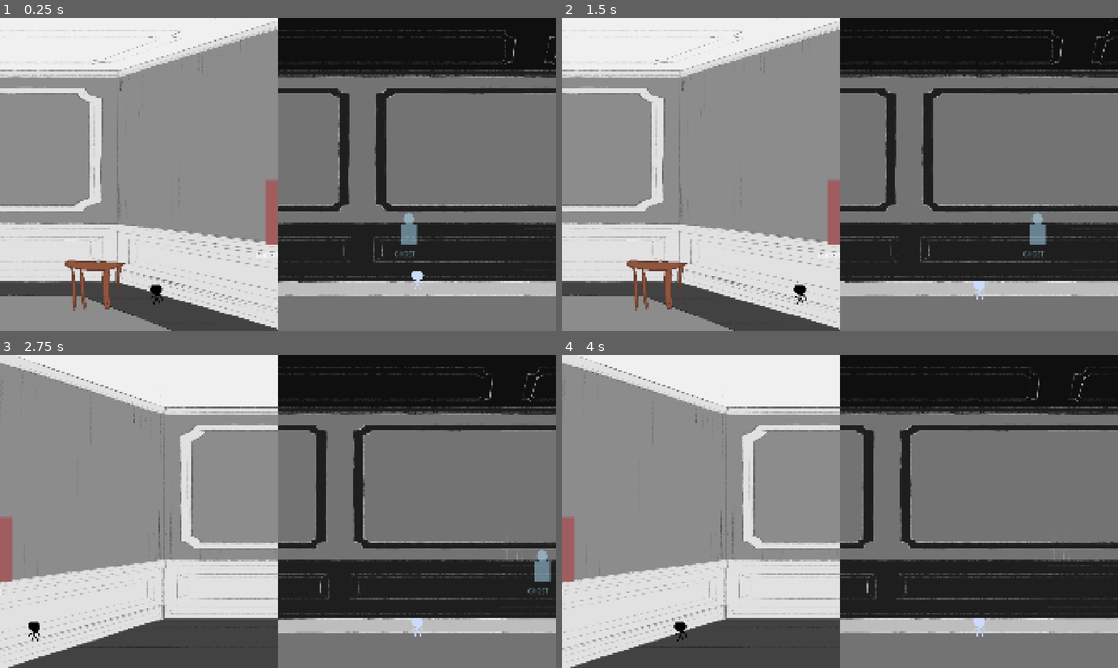
Above: before the commit, frames 1-4 (two rows, left to right).
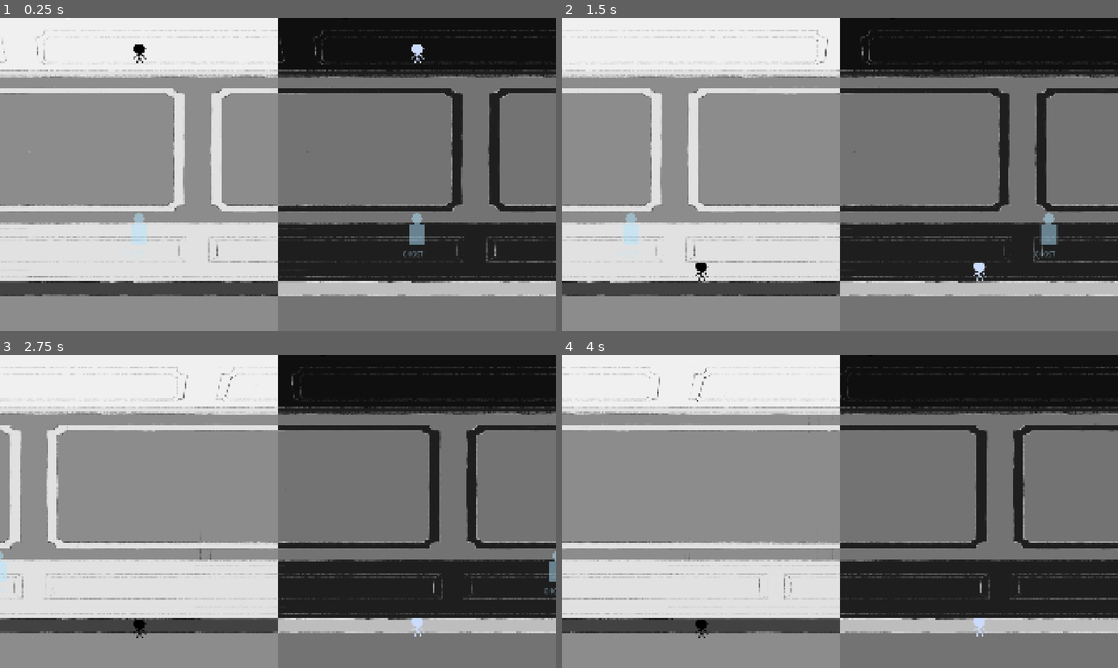
Above: after the commit, the same moments.

Repository: Clownpiece106/Robimy-dzem-2026
Game: Godot game, scene res://Globals/game.tscn
Two runs of this game, one before a commit and one after it. Both use one fixed random seed, a clock stepped at 60 frames per second and the inputs below.
Inputs:
- Up to frame 1 (0.25 s): no input
- Up to frame 2 (1.5 s): hold D (p1_move_right) 0.53-1.28 s; tap Right (p2_move_right) at 0.6, 1.35 s
- Up to frame 3 (2.75 s): tap Enter at 2 s; hold D (p1_move_right) from 2.03 s (still down); tap Right (p2_move_right) at 2.1 s
- Up to frame 4 (4 s): tap Right (p2_move_right) at 2.85, 3.6 s; release D (p1_move_right) at 3.53 s

The runs differ from the first frame. In frame 1, 19% of the frame differs, in the area x 0-100%, y 1-100%; in frame 2, 18%; in frame 3, 20%, in the area x 0-100%, y 0-100%; in frame 4, 19%.

Commit message:
mansion layout

Diff:
--- a/Globals/game.tscn
+++ b/Globals/game.tscn
@@ -6,9 +6,19 @@
 [ext_resource type="PackedScene" uid="uid://bsmss4341f13c" path="res://Players/PlayerDark.tscn" id="3_j27jc"]
 [ext_resource type="PackedScene" uid="uid://cbtpv6q65uhu7" path="res://Players/PlayerLight.tscn" id="4_c673k"]
 [ext_resource type="PackedScene" uid="uid://7oaf5eia4x8l" path="res://scenes/mansion_layout.tscn" id="4_nnuyt"]
+[ext_resource type="Texture2D" uid="uid://d4k5fwi5mxpc3" path="res://Assets/dziura sufit.png" id="5_7up5f"]
+[ext_resource type="Texture2D" uid="uid://dls10lgf6vjna" path="res://Assets/dziura podloga.png" id="6_1l6p8"]
 [ext_resource type="Script" uid="uid://dommt6banv0lc" path="res://scripts/ghost.gd" id="6_vt647"]
+[ext_resource type="Texture2D" uid="uid://000nnvl0iff5" path="res://Assets/klapa podloga z.png" id="7_7xlw3"]
+[ext_resource type="Texture2D" uid="uid://bee5g40nt4e54" path="res://Assets/klapa sufit z.png" id="8_ylc3w"]
+[ext_resource type="Texture2D" uid="uid://dw2ayl41oott1" path="res://Assets/lustro dlugie.png" id="9_7u5t8"]
 [ext_resource type="PackedScene" uid="uid://dx5km2yqrk0v5" path="res://Map/PlaneObject/PlaneObject.tscn" id="9_f235b"]
-[ext_resource type="Texture2D" uid="uid://bywsk1r37vrj3" path="res://Assets/table.png" id="10_nnuyt"]
+[ext_resource type="Texture2D" uid="uid://dlwroymjosfr8" path="res://Assets/pianino.png" id="10_e1wmv"]
+[ext_resource type="Texture2D" uid="uid://dgtiu8ghhurnp" path="res://Assets/wiatrodzwon.png" id="11_yte8q"]
+[ext_resource type="Texture2D" uid="uid://c0rkbevt820aj" path="res://Assets/kaluza1.png" id="12_pxf4v"]
+[ext_resource type="Texture2D" uid="uid://3un8byb3m0cg" path="res://Assets/kaluza2.png" id="13_s6srr"]
+[ext_resource type="Texture2D" uid="uid://8ohye0omwdxh" path="res://Assets/kaluza3.png" id="14_isnp7"]
+[ext_resource type="Texture2D" uid="uid://di6x3srlcgkd2" path="res://Assets/credence.png" id="15_j1yss"]
 [ext_resource type="Script" uid="uid://d2wkkbw8q7oag" path="res://scripts/mansion_game.gd" id="mansion_game"]
 
 [node name="Game" type="Node2D" unique_id=199296077]
@@ -45,6 +55,159 @@
 
 [node name="PhysicsTileMapBg" parent="MansionLayout" index="61" unique_id=1139485748]
 visible = false
+
+[node name="PlaneObjectsContainer" type="Node2D" parent="MansionLayout" unique_id=1484902300]
+z_as_relative = false
+y_sort_enabled = true
+
+[node name="hole20" parent="MansionLayout/PlaneObjectsContainer" unique_id=1081283263 instance=ExtResource("9_f235b")]
+z_index = 0
+position = Vector2(-1682, 1379)
+scale = Vector2(0.4, 0.4)
+texture = ExtResource("5_7up5f")
+
+[node name="hole7" parent="MansionLayout/PlaneObjectsContainer" unique_id=1924054919 instance=ExtResource("9_f235b")]
+z_index = 0
+position = Vector2(-472.00006, 1369)
+scale = Vector2(0.4, 0.4)
+texture = ExtResource("5_7up5f")
+
+[node name="hole17" parent="MansionLayout/PlaneObjectsContainer" unique_id=1870475221 instance=ExtResource("9_f235b")]
+z_index = 0
+position = Vector2(1767, 1904)
+scale = Vector2(0.4, 0.4)
+texture = ExtResource("5_7up5f")
+
+[node name="hole27" parent="MansionLayout/PlaneObjectsContainer" unique_id=1137195747 instance=ExtResource("9_f235b")]
+z_index = 0
+position = Vector2(4811, 2974)
+scale = Vector2(0.4, 0.4)
+texture = ExtResource("5_7up5f")
+
+[node name="hole14" parent="MansionLayout/PlaneObjectsContainer" unique_id=691198313 instance=ExtResource("9_f235b")]
+z_index = 0
+position = Vector2(5912, 1384)
+scale = Vector2(0.4, 0.4)
+texture = ExtResource("5_7up5f")
+
+[node name="hole4" parent="MansionLayout/PlaneObjectsContainer" unique_id=1604082652 instance=ExtResource("9_f235b")]
+z_index = 0
+position = Vector2(-1663, 274)
+scale = Vector2(0.4, 0.4)
+texture = ExtResource("6_1l6p8")
+
+[node name="hole6" parent="MansionLayout/PlaneObjectsContainer" unique_id=2081433734 instance=ExtResource("9_f235b")]
+z_index = 0
+position = Vector2(-478.00012, 828)
+scale = Vector2(0.4, 0.4)
+texture = ExtResource("6_1l6p8")
+
+[node name="hole13" parent="MansionLayout/PlaneObjectsContainer" unique_id=375354707 instance=ExtResource("9_f235b")]
+z_index = 0
+position = Vector2(5904, 824)
+scale = Vector2(0.4, 0.4)
+texture = ExtResource("6_1l6p8")
+
+[node name="hole24" parent="MansionLayout/PlaneObjectsContainer" unique_id=1836700115 instance=ExtResource("9_f235b")]
+z_index = 0
+position = Vector2(4800, 2445)
+scale = Vector2(0.4, 0.4)
+texture = ExtResource("6_1l6p8")
+
+[node name="trapdoor16" parent="MansionLayout/PlaneObjectsContainer" unique_id=903849003 instance=ExtResource("9_f235b")]
+z_index = 0
+position = Vector2(5771, 1906)
+scale = Vector2(0.4, 0.4)
+texture = ExtResource("7_7xlw3")
+
+[node name="trapdoor9" parent="MansionLayout/PlaneObjectsContainer" unique_id=1345931460 instance=ExtResource("9_f235b")]
+z_index = 0
+position = Vector2(4657, 1362)
+scale = Vector2(0.4, 0.4)
+texture = ExtResource("7_7xlw3")
+
+[node name="trapdoor25" parent="MansionLayout/PlaneObjectsContainer" unique_id=1914249822 instance=ExtResource("9_f235b")]
+z_index = 0
+position = Vector2(5771, 2421)
+scale = Vector2(0.4, 0.4)
+texture = ExtResource("8_ylc3w")
+
+[node name="trapdoor17" parent="MansionLayout/PlaneObjectsContainer" unique_id=1712586201 instance=ExtResource("9_f235b")]
+z_index = 0
+position = Vector2(4521, 1899)
+scale = Vector2(0.4, 0.4)
+texture = ExtResource("8_ylc3w")
+
+[node name="mirror_long" parent="MansionLayout/PlaneObjectsContainer" unique_id=1887773404 instance=ExtResource("9_f235b")]
+z_index = 0
+position = Vector2(3087.0002, 1950.0001)
+scale = Vector2(0.3, 0.3)
+texture = ExtResource("9_7u5t8")
+plane = 1
+
+[node name="piano" parent="MansionLayout/PlaneObjectsContainer" unique_id=1685197011 instance=ExtResource("9_f235b")]
+z_index = 0
+position = Vector2(4263, 1867)
+scale = Vector2(0.4, 0.4)
+texture = ExtResource("10_e1wmv")
+plane = 1
+
+[node name="wind chimes" parent="MansionLayout/PlaneObjectsContainer" unique_id=1177730768 instance=ExtResource("9_f235b")]
+z_index = 0
+position = Vector2(3978, 1982)
+scale = Vector2(0.5, 0.5)
+texture = ExtResource("11_yte8q")
+
+[node name="wind chimes2" parent="MansionLayout/PlaneObjectsContainer" unique_id=920765236 instance=ExtResource("9_f235b")]
+z_index = 0
+position = Vector2(2962.0002, 1911.0001)
+scale = Vector2(0.3, 0.3)
+texture = ExtResource("11_yte8q")
+plane = 1
+
+[node name="water puddle" parent="MansionLayout/PlaneObjectsContainer" unique_id=2060126123 instance=ExtResource("9_f235b")]
+z_index = 0
+position = Vector2(-1673.0001, 1231)
+scale = Vector2(0.6, 0.6)
+texture = ExtResource("12_pxf4v")
+
+[node name="water puddle2" parent="MansionLayout/PlaneObjectsContainer" unique_id=2094034865 instance=ExtResource("9_f235b")]
+z_index = 0
+position = Vector2(1560, 1768)
+scale = Vector2(0.6, 0.6)
+texture = ExtResource("13_s6srr")
+
+[node name="water puddle3" parent="MansionLayout/PlaneObjectsContainer" unique_id=1588738841 instance=ExtResource("9_f235b")]
+z_index = 0
+position = Vector2(807, 2301)
+scale = Vector2(0.6, 0.6)
+texture = ExtResource("14_isnp7")
+
+[node name="credence" parent="MansionLayout/PlaneObjectsContainer" unique_id=65484100 instance=ExtResource("9_f235b")]
+z_index = 0
+position = Vector2(292, 1845.0001)
+scale = Vector2(0.6, 0.6)
+texture = ExtResource("15_j1yss")
+
+[node name="credence2" parent="MansionLayout/PlaneObjectsContainer" unique_id=1610693768 instance=ExtResource("9_f235b")]
+z_index = 0
+position = Vector2(2906, 219)
+scale = Vector2(0.6, 0.6)
+texture = ExtResource("15_j1yss")
+
+[node name="credence3" parent="MansionLayout/PlaneObjectsContainer" unique_id=658833302 instance=ExtResource("9_f235b")]
+z_index = 0
+position = Vector2(4060, 275.99988)
+scale = Vector2(0.36, 0.36)
+texture = ExtResource("15_j1yss")
+plane = 1
+
+[node name="piano2" parent="MansionLayout/PlaneObjectsContainer" unique_id=1323290092 instance=ExtResource("9_f235b")]
+z_index = 0
+position = Vector2(3826, 246.00006)
+scale = Vector2(0.40000004, 0.40000004)
+texture = ExtResource("10_e1wmv")
+plane = 1
 
 [node name="GameSession" type="Node" parent="." unique_id=882710083]
 script = ExtResource("1_a75qt")
@@ -52,8 +215,10 @@
 [node name="SplitScreenManager2" type="Control" parent="." unique_id=981131928]
 layout_mode = 3
 anchors_preset = 0
-offset_right = 1920.0
-offset_bottom = 1080.0
+offset_left = 106.0
+offset_top = 2937.0
+offset_right = 2026.0
+offset_bottom = 4017.0
 mouse_filter = 2
 script = ExtResource("2_ox044")
 
@@ -86,17 +251,7 @@
 limit_bottom = 540
 
 [node name="Player" parent="SplitScreenManager2/Player1ViewportContainer/Player1Viewport/MapInstance1" unique_id=499025125 instance=ExtResource("3_j27jc")]
-position = Vector2(204, 978)
 player_id = 1
-
-[node name="PlaneObjectsContainer" type="Node2D" parent="SplitScreenManager2/Player1ViewportContainer/Player1Viewport/MapInstance1" unique_id=1484902300]
-z_as_relative = false
-y_sort_enabled = true
-
-[node name="PlaneObject2" parent="SplitScreenManager2/Player1ViewportContainer/Player1Viewport/MapInstance1/PlaneObjectsContainer" unique_id=164818892 instance=ExtResource("9_f235b")]
-position = Vector2(92, 989)
-texture = ExtResource("10_nnuyt")
-plane = 1
 
 [node name="Player2ViewportContainer" type="SubViewportContainer" parent="SplitScreenManager2" unique_id=1762155091]
 layout_mode = 0
@@ -118,7 +273,6 @@
 
 [node name="Player" parent="SplitScreenManager2/Player2ViewportContainer/Player2Viewport/MapInstance2" unique_id=1063871248 instance=ExtResource("4_c673k")]
 z_index = 3
-position = Vector2(220, 390)
 player_id = 2
 
 [node name="OtherPlayerGhost" type="Node2D" parent="SplitScreenManager2/Player2ViewportContainer/Player2Viewport/MapInstance2" unique_id=1634118180]
@@ -130,15 +284,6 @@
 limit_top = -540
 limit_right = 3240
 limit_bottom = 540
-
-[node name="PlaneObjectsContainer" type="Node2D" parent="SplitScreenManager2/Player2ViewportContainer/Player2Viewport/MapInstance2" unique_id=1116963375]
-z_as_relative = false
-y_sort_enabled = true
-
-[node name="PlaneObject2" parent="SplitScreenManager2/Player2ViewportContainer/Player2Viewport/MapInstance2/PlaneObjectsContainer" unique_id=1081283263 instance=ExtResource("9_f235b")]
-position = Vector2(92, 989)
-texture = ExtResource("10_nnuyt")
-plane = 0
 
 [node name="SplitSeparator" type="ColorRect" parent="SplitScreenManager2" unique_id=1051208924]
 layout_mode = 0
--- a/Map/PlaneObject/PlaneObject.tscn
+++ b/Map/PlaneObject/PlaneObject.tscn
@@ -8,6 +8,7 @@
 z_index = -1
 z_as_relative = false
 script = ExtResource("1_hm8o8")
+plane = 0
 
 [node name="Area2D" type="Area2D" parent="." unique_id=544332896]
 
Binary file added: Assets/barierka p11.png
Not shown, added: Assets/barierka p11.png.import
Binary file added: Assets/barierka p20.png
Not shown, added: Assets/barierka p20.png.import
Binary file added: Assets/credence.png
Not shown, added: Assets/credence.png.import
Binary file added: Assets/drzwi o.png
Not shown, added: Assets/drzwi o.png.import
Binary file added: Assets/drzwi z.png
Not shown, added: Assets/drzwi z.png.import
Binary file added: Assets/dywan dlugi.png
Not shown, added: Assets/dywan dlugi.png.import
(and 26 more such lines)
